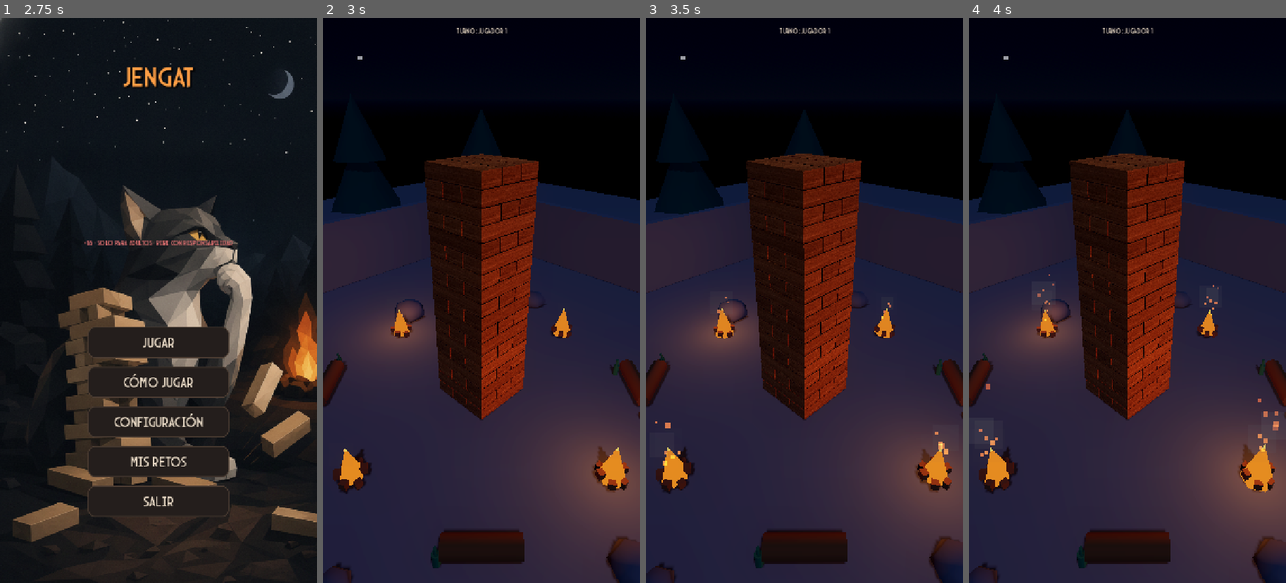
Above: before the commit, frames 1-4 (left to right).
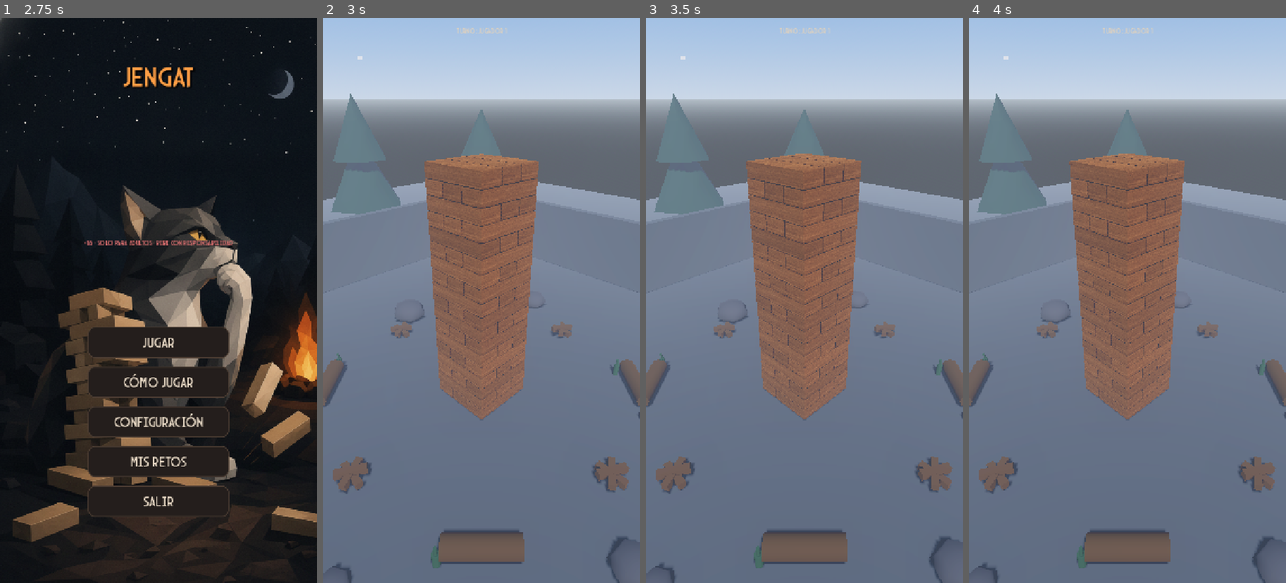
Above: after the commit, the same moments.

Repository: xJoffre/Jengat
Game: Godot game, scene res://scenes/Splash.tscn
The game is run twice, just before and just after one commit, with the same random seed, the same clock (stepped at 60 frames per second) and the same inputs.
Inputs (mouse positions are in pixels of both pictures, inside the frame that each line leads up to):
- Up to frame 1 (2.75 s): move the mouse to (228, 272) at 0.52 s; click (228, 272) at 0.67 s; tap Enter at 1.25 s; drag from (95, 328) to (142, 413) at 1.27 s; tap Space at 2 s; move the mouse to (190, 176) at 2.02 s; click (190, 176) at 2.17 s
- Up to frame 2 (3 s): click "Jugar" at 2.75 s
- Up to frame 3 (3.5 s): no input
- Up to frame 4 (4 s): drag from (1111, 413) to (1032, 215) at 3.52 s

Frame 1 is identical in both runs. In frame 2, 100% of the frame differs, in the area x 0-100%, y 0-100%; in frame 3, 100%; in frame 4, 100%.

Commit message:
Escena de día con antorchas apagadas y colocación suave al apilar
Co-Authored-By: Claude Fable 5 <noreply@anthropic.com>

Diff:
--- a/scenes/Campfire.tscn
+++ b/scenes/Campfire.tscn
@@ -72,6 +72,7 @@
 
 [node name="Smoke" type="CPUParticles3D" parent="."]
 transform = Transform3D(1, 0, 0, 0, 1, 0, 0, 0, 1, 0, 0.8, 0)
+emitting = false
 amount = 8
 mesh = SubResource("smoke_quad")
 lifetime = 3.5
@@ -89,6 +90,7 @@
 
 [node name="Embers" type="CPUParticles3D" parent="."]
 transform = Transform3D(1, 0, 0, 0, 1, 0, 0, 0, 1, 0, 0.5, 0)
+emitting = false
 amount = 18
 mesh = SubResource("ember_quad")
 lifetime = 2.2
@@ -105,6 +107,7 @@
 color_ramp = SubResource("ember_grad")
 
 [node name="Light" type="OmniLight3D" parent="."]
+visible = false
 transform = Transform3D(1, 0, 0, 0, 1, 0, 0, 0, 1, 0, 0.85, 0)
 light_color = Color(1, 0.55, 0.22, 1)
 light_energy = 3.6
@@ -123,6 +126,7 @@
 mesh = SubResource("log_mesh")
 
 [node name="Flame" type="Node3D" parent="."]
+visible = false
 transform = Transform3D(1, 0, 0, 0, 1, 0, 0, 0, 1, 0, 0.45, 0)
 
 [node name="Outer" type="MeshInstance3D" parent="Flame"]
--- a/scenes/Game.tscn
+++ b/scenes/Game.tscn
@@ -11,11 +11,11 @@
 [ext_resource type="PackedScene" path="res://scenes/Bottle.tscn" id="9"]
 
 [sub_resource type="ProceduralSkyMaterial" id="sky_mat"]
-sky_top_color = Color(0.02, 0.03, 0.08, 1)
-sky_horizon_color = Color(0.08, 0.09, 0.14, 1)
-sky_energy_multiplier = 0.7
-ground_bottom_color = Color(0.02, 0.02, 0.03, 1)
-ground_horizon_color = Color(0.05, 0.06, 0.1, 1)
+sky_top_color = Color(0.3, 0.5, 0.85, 1)
+sky_horizon_color = Color(0.72, 0.8, 0.92, 1)
+sky_energy_multiplier = 1.0
+ground_bottom_color = Color(0.3, 0.32, 0.35, 1)
+ground_horizon_color = Color(0.6, 0.65, 0.7, 1)
 sun_angle_max = 5.0
 
 [sub_resource type="Sky" id="sky"]
@@ -23,11 +23,11 @@
 
 [sub_resource type="Environment" id="env"]
 background_mode = 2
-background_color = Color(0.04, 0.05, 0.08, 1)
+background_color = Color(0.5, 0.6, 0.75, 1)
 sky = SubResource("sky")
 ambient_light_source = 3
-ambient_light_color = Color(0.3, 0.31, 0.38, 1)
-ambient_light_energy = 2.0
+ambient_light_color = Color(0.8, 0.82, 0.85, 1)
+ambient_light_energy = 1.5
 tonemap_mode = 2
 tonemap_white = 1.5
 glow_enabled = true
@@ -35,8 +35,8 @@
 glow_bloom = 0.15
 glow_hdr_threshold = 0.9
 fog_enabled = true
-fog_light_color = Color(0.05, 0.07, 0.12, 1)
-fog_density = 0.03
+fog_light_color = Color(0.65, 0.72, 0.85, 1)
+fog_density = 0.01
 fog_sky_affect = 0.0
 
 [sub_resource type="StandardMaterial3D" id="moon_mat"]
@@ -130,38 +130,26 @@
 
 [node name="DirectionalLight3D" type="DirectionalLight3D" parent="." unique_id=1960812070]
 transform = Transform3D(0.7, -0.5, 0.5, 0, 0.7, 0.7, -0.7, -0.5, 0.5, 2, 4, 2)
-light_color = Color(0.65, 0.72, 0.95, 1)
-light_energy = 1.3
+light_color = Color(1, 0.96, 0.88, 1)
+light_energy = 1.2
 shadow_enabled = true
 
 [node name="FillLight" type="DirectionalLight3D" parent="." unique_id=673581696]
 transform = Transform3D(-0.707, 0, 0.707, 0.495, 0.707, 0.495, -0.5, 0.7, -0.5, -2, 4, -2)
-light_color = Color(0.5, 0.58, 0.82, 1)
-light_energy = 0.5
+light_color = Color(0.75, 0.8, 0.9, 1)
+light_energy = 0.4
 
 [node name="CampfireXp" parent="." unique_id=1138566095 instance=ExtResource("2")]
 transform = Transform3D(1, 0, 0, 0, 1, 0, 0, 0, 1, 3.5, 0, 0)
 
-[node name="Light" parent="CampfireXp" index="2"]
-light_energy = 5.0
-
 [node name="CampfireXn" parent="." unique_id=1003913892 instance=ExtResource("2")]
 transform = Transform3D(1, 0, 0, 0, 1, 0, 0, 0, 1, -3.5, 0, 0)
 
-[node name="Light" parent="CampfireXn" index="2"]
-light_energy = 5.0
-
 [node name="CampfireZp" parent="." unique_id=771236096 instance=ExtResource("2")]
 transform = Transform3D(1, 0, 0, 0, 1, 0, 0, 0, 1, 0, 0, 3.5)
 
-[node name="Light" parent="CampfireZp" index="2"]
-visible = false
-
 [node name="CampfireZn" parent="." unique_id=183822314 instance=ExtResource("2")]
 transform = Transform3D(1, 0, 0, 0, 1, 0, 0, 0, 1, 0, 0, -3.5)
-
-[node name="Light" parent="CampfireZn" index="2"]
-visible = false
 
 [node name="Forest" type="Node3D" parent="." unique_id=929207344]
 
@@ -546,8 +534,3 @@
 [node name="WallZnMesh" type="MeshInstance3D" parent="Walls" unique_id=389998959]
 transform = Transform3D(1, 0, 0, 0, 1, 0, 0, 0, 1, 0, 1.25, -8)
 mesh = SubResource("wall_z_mesh")
-
-[editable path="CampfireXp"]
-[editable path="CampfireXn"]
-[editable path="CampfireZp"]
-[editable path="CampfireZn"]
--- a/scripts/campfire.gd
+++ b/scripts/campfire.gd
@@ -9,6 +9,8 @@
 
 func _ready() -> void:
 	_base = _light.light_energy
+	# Antorcha apagada (escena de día): sin parpadeo que procesar.
+	set_process(_light.visible)
 
 func _process(delta: float) -> void:
 	# ponytail: objetivo aleatorio cada 0.1 s + interpolación. randf() por frame
--- a/scripts/game.gd
+++ b/scripts/game.gd
@@ -375,9 +375,11 @@
 	# Si otra pieza invadió el hueco, teleportar ahí interpenetra y el solver la
 	# expulsa violentamente (tira la torre "sola"): mejor soltarla desde arriba.
 	if _slot_occupied(piece, target, rotated):
-		target.y += BLOCK_H * 2.0
+		target.y += BLOCK_H
+	target.y += 0.01  # holgura mínima: apoyada, no incrustada
 	piece.rotation = Vector3(0, deg_to_rad(90), 0) if rotated else Vector3.ZERO
 	piece.position = target
+	piece.sleeping = true  # colocada en reposo: sin golpe que sacuda la torre
 	piece.set_meta("home", target)  # nuevo sitio: no recontar al moverla
 	piece.set_meta("removed", false)
 	piece.set_meta("level", level)
